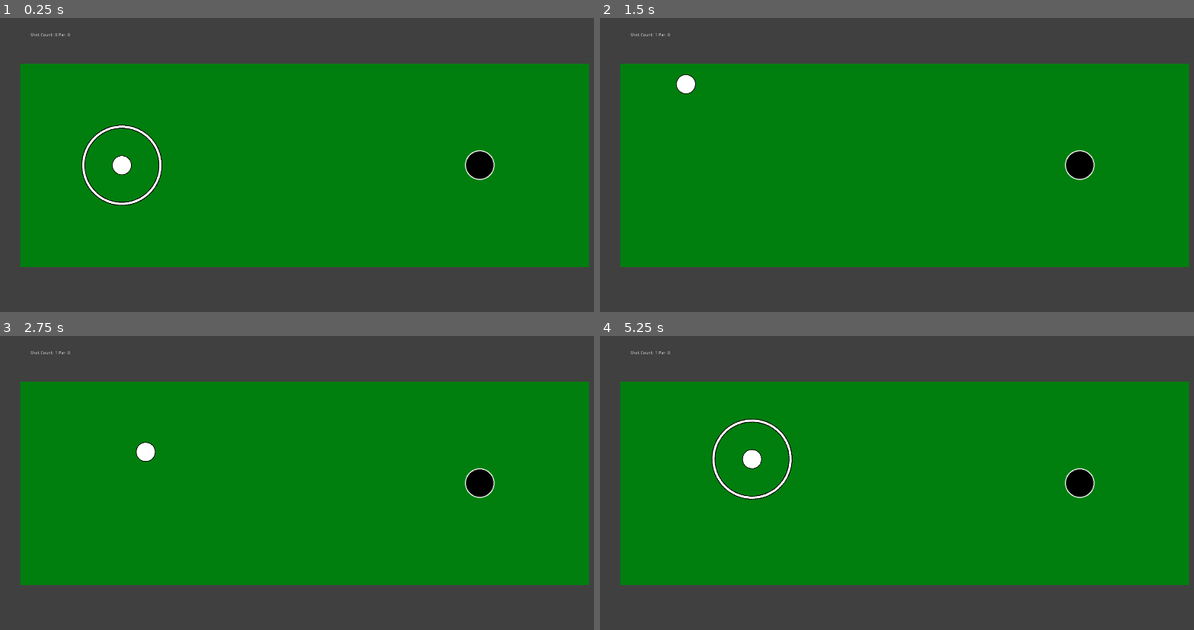
Above: before the commit, frames 1-4 (two rows, left to right).
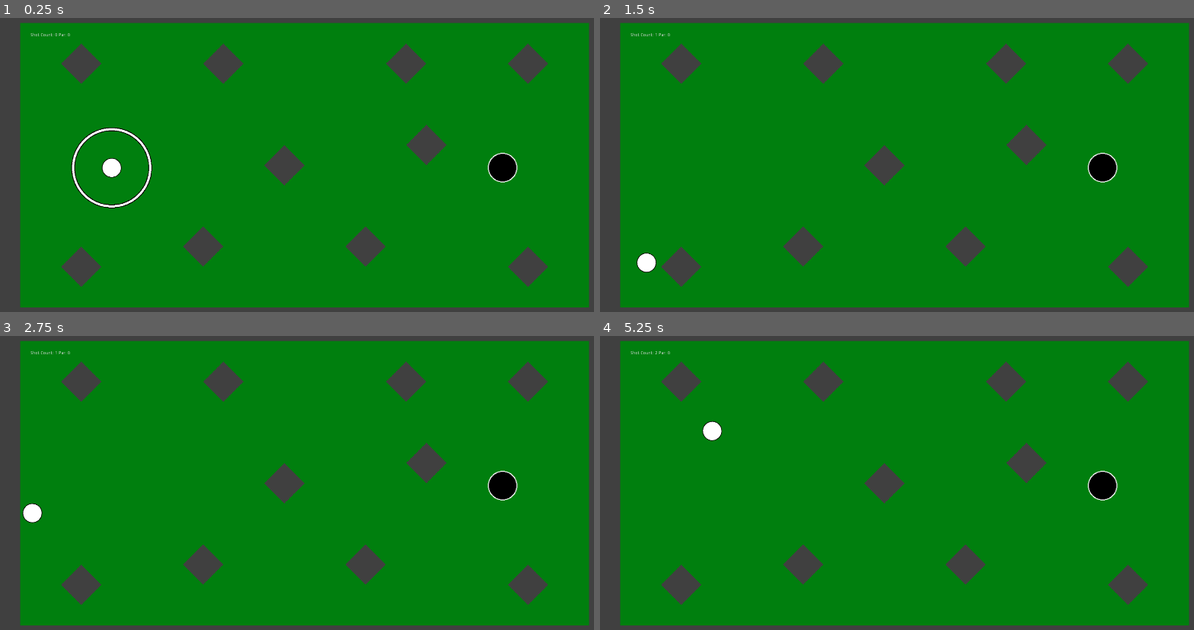
Above: after the commit, the same moments.

Repository: Beetron/2dgolf
Game: Godot game, scene res://Level I.tscn
Same seed, same stepped clock (60 frames per second), same inputs: the game is played once before the commit and once after it. Before the commit the project starts from res://Level A.tscn.
Inputs (mouse positions are in pixels of both pictures, inside the frame that each line leads up to):
- Up to frame 1 (0.25 s): no input
- Up to frame 2 (1.5 s): tap Enter at 0.5 s; move the mouse to (1039, 156) at 0.52 s; click (1039, 156) at 0.67 s; move the mouse to (784, 191) at 1.27 s; click (784, 191) at 1.42 s
- Up to frame 3 (2.75 s): move the mouse to (368, 415) at 2.02 s; click (368, 415) at 2.17 s
- Up to frame 4 (5.25 s): move the mouse to (873, 559) at 2.77 s; click (873, 559) at 2.92 s; move the mouse to (1087, 544) at 3.52 s; click (1087, 544) at 3.67 s; tap Space at 4.25 s; move the mouse to (724, 441) at 4.27 s; click (724, 441) at 4.42 s; move the mouse to (932, 491) at 5.02 s; click (932, 491) at 5.17 s

The runs differ from the first frame. In frame 1, 31% of the frame differs, in the area x 3-100%, y 1-99%; in frame 2, 30%; in frame 3, 30%; in frame 4, 30%.

Commit message:
Scoring works across all maps

Diff:
--- /dev/null
+++ b/GUI.gd
@@ -0,0 +1,11 @@
+extends MarginContainer
+
+var par : String
+
+func _ready():
+	get_node("HBoxContainer/Par").text = "Par: " + get_node("/root/Main/World").par as String
+	return
+
+func _on_Ball_shotCountChanged(shotCount):
+	get_node("HBoxContainer/Shot Count").changeShotCount(shotCount)
+	return
--- /dev/null
+++ b/GUI.tscn
@@ -0,0 +1,34 @@
+[gd_scene load_steps=3 format=2]
+
+[ext_resource path="res://GUI.gd" type="Script" id=1]
+[ext_resource path="res://Shot Count.gd" type="Script" id=2]
+
+[node name="GUI" type="MarginContainer"]
+anchor_left = 0.05
+anchor_top = 0.03
+anchor_right = 0.95
+anchor_bottom = 0.16
+script = ExtResource( 1 )
+__meta__ = {
+"_edit_use_anchors_": false
+}
+
+[node name="HBoxContainer" type="HBoxContainer" parent="."]
+margin_right = 1728.0
+margin_bottom = 140.0
+size_flags_horizontal = 3
+size_flags_vertical = 3
+
+[node name="Shot Count" type="Label" parent="HBoxContainer"]
+margin_top = 63.0
+margin_bottom = 77.0
+script = ExtResource( 2 )
+__meta__ = {
+"_edit_use_anchors_": false
+}
+
+[node name="Par" type="Label" parent="HBoxContainer"]
+margin_left = 4.0
+margin_top = 63.0
+margin_right = 4.0
+margin_bottom = 77.0
--- a/Level A.tscn
+++ b/Level A.tscn
@@ -1,13 +1,12 @@
-[gd_scene load_steps=15 format=2]
+[gd_scene load_steps=14 format=2]
 
 [ext_resource path="res://Ball.tscn" type="PackedScene" id=1]
 [ext_resource path="res://Player.gd" type="Script" id=2]
 [ext_resource path="res://World_A.gd" type="Script" id=3]
 [ext_resource path="res://Hole.tscn" type="PackedScene" id=4]
-[ext_resource path="res://Shot Count.gd" type="Script" id=5]
+[ext_resource path="res://GUI.tscn" type="PackedScene" id=5]
 [ext_resource path="res://grasstilemap.png" type="Texture" id=6]
 [ext_resource path="res://walltilemap.png" type="Texture" id=7]
-[ext_resource path="res://Par.gd" type="Script" id=8]
 
 [sub_resource type="TileSet" id=1]
 0/name = "Green"
@@ -148,36 +147,8 @@
 "_edit_lock_": true
 }
 
-[node name="GUI" type="MarginContainer" parent="."]
-anchor_left = 0.05
-anchor_top = 0.03
-anchor_right = 0.95
-anchor_bottom = 0.16
-__meta__ = {
-"_edit_use_anchors_": false
-}
-
-[node name="HBoxContainer" type="HBoxContainer" parent="GUI"]
-margin_right = 1728.0
-margin_bottom = 140.0
-size_flags_horizontal = 3
-size_flags_vertical = 3
-
-[node name="Shot Count" type="Label" parent="GUI/HBoxContainer"]
-margin_top = 63.0
-margin_bottom = 77.0
-script = ExtResource( 5 )
-__meta__ = {
-"_edit_use_anchors_": false
-}
-
-[node name="Par" type="Label" parent="GUI/HBoxContainer"]
-margin_left = 4.0
-margin_top = 63.0
-margin_right = 4.0
-margin_bottom = 77.0
-script = ExtResource( 8 )
-[connection signal="shotCountChanged" from="World/Player/Ball" to="GUI/HBoxContainer/Shot Count" method="_on_Ball_shotCountChanged"]
+[node name="GUI" parent="." instance=ExtResource( 5 )]
+[connection signal="shotCountChanged" from="World/Player/Ball" to="GUI" method="_on_Ball_shotCountChanged"]
 [connection signal="body_shape_entered" from="World/Hole" to="World" method="_on_Hole_body_shape_entered"]
 
 [editable path="World/Player/Ball"]
--- a/Level B.tscn
+++ b/Level B.tscn
@@ -6,6 +6,7 @@
 [ext_resource path="res://Hole.tscn" type="PackedScene" id=4]
 [ext_resource path="res://World_B.gd" type="Script" id=5]
 [ext_resource path="res://grasstilemap.png" type="Texture" id=6]
+[ext_resource path="res://GUI.tscn" type="PackedScene" id=7]
 
 [sub_resource type="TileSet" id=1]
 0/name = "Green"
@@ -67,6 +68,9 @@
 __meta__ = {
 "_edit_lock_": true
 }
+
+[node name="GUI" parent="World" instance=ExtResource( 7 )]
+[connection signal="shotCountChanged" from="World/Player/Ball" to="World/GUI" method="_on_Ball_shotCountChanged"]
 [connection signal="body_shape_entered" from="World/Hole" to="World" method="_on_Hole_body_shape_entered"]
 
 [editable path="World/Player/Ball"]
--- a/Level C.tscn
+++ b/Level C.tscn
@@ -6,6 +6,7 @@
 [ext_resource path="res://Hole.tscn" type="PackedScene" id=4]
 [ext_resource path="res://World_C.gd" type="Script" id=5]
 [ext_resource path="res://grasstilemap.png" type="Texture" id=6]
+[ext_resource path="res://GUI.tscn" type="PackedScene" id=7]
 
 [sub_resource type="TileSet" id=1]
 0/name = "Green"
@@ -66,6 +67,9 @@
 __meta__ = {
 "_edit_lock_": true
 }
+
+[node name="GUI" parent="World" instance=ExtResource( 7 )]
+[connection signal="shotCountChanged" from="World/Player/Ball" to="World/GUI" method="_on_Ball_shotCountChanged"]
 [connection signal="body_shape_entered" from="World/Hole" to="World" method="_on_Hole_body_shape_entered"]
 
 [editable path="World/Player/Ball"]
--- a/Level D.tscn
+++ b/Level D.tscn
@@ -7,6 +7,7 @@
 [ext_resource path="res://World D.gd" type="Script" id=5]
 [ext_resource path="res://grasstilemap.png" type="Texture" id=6]
 [ext_resource path="res://Walls.tres" type="TileSet" id=7]
+[ext_resource path="res://GUI.tscn" type="PackedScene" id=8]
 
 [sub_resource type="TileSet" id=1]
 0/name = "Green"
@@ -71,6 +72,9 @@
 __meta__ = {
 "_edit_lock_": true
 }
+
+[node name="GUI" parent="World" instance=ExtResource( 8 )]
+[connection signal="shotCountChanged" from="World/Player/Ball" to="World/GUI" method="_on_Ball_shotCountChanged"]
 [connection signal="body_shape_entered" from="World/Hole" to="World" method="_on_Hole_body_shape_entered"]
 [connection signal="body_shape_entered" from="World/OutOfBounds" to="World" method="_on_OutOfBounds_body_shape_entered"]
 
--- a/Level E.tscn
+++ b/Level E.tscn
@@ -1,9 +1,10 @@
-[gd_scene load_steps=13 format=2]
+[gd_scene load_steps=14 format=2]
 
 [ext_resource path="res://Ball.tscn" type="PackedScene" id=1]
 [ext_resource path="res://Player.gd" type="Script" id=2]
 [ext_resource path="res://World_E.gd" type="Script" id=3]
 [ext_resource path="res://Hole.tscn" type="PackedScene" id=4]
+[ext_resource path="res://GUI.tscn" type="PackedScene" id=5]
 [ext_resource path="res://grasstilemap.png" type="Texture" id=6]
 [ext_resource path="res://walltilemap.png" type="Texture" id=7]
 
@@ -144,6 +145,9 @@
 __meta__ = {
 "_edit_lock_": true
 }
+
+[node name="GUI" parent="World" instance=ExtResource( 5 )]
+[connection signal="shotCountChanged" from="World/Player/Ball" to="World/GUI" method="_on_Ball_shotCountChanged"]
 [connection signal="body_shape_entered" from="World/Hole" to="World" method="_on_Hole_body_shape_entered"]
 
 [editable path="World/Player/Ball"]
--- a/Level F.tscn
+++ b/Level F.tscn
@@ -1,9 +1,10 @@
-[gd_scene load_steps=13 format=2]
+[gd_scene load_steps=14 format=2]
 
 [ext_resource path="res://Ball.tscn" type="PackedScene" id=1]
 [ext_resource path="res://Player.gd" type="Script" id=2]
 [ext_resource path="res://World_F.gd" type="Script" id=3]
 [ext_resource path="res://Hole.tscn" type="PackedScene" id=4]
+[ext_resource path="res://GUI.tscn" type="PackedScene" id=5]
 [ext_resource path="res://grasstilemap.png" type="Texture" id=6]
 [ext_resource path="res://walltilemap.png" type="Texture" id=7]
 
@@ -145,6 +146,9 @@
 __meta__ = {
 "_edit_lock_": true
 }
+
+[node name="GUI" parent="World" instance=ExtResource( 5 )]
+[connection signal="shotCountChanged" from="World/Player/Ball" to="World/GUI" method="_on_Ball_shotCountChanged"]
 [connection signal="body_shape_entered" from="World/Hole" to="World" method="_on_Hole_body_shape_entered"]
 
 [editable path="World/Player/Ball"]
--- a/Level G.tscn
+++ b/Level G.tscn
@@ -7,6 +7,7 @@
 [ext_resource path="res://World_G.gd" type="Script" id=5]
 [ext_resource path="res://grasstilemap.png" type="Texture" id=6]
 [ext_resource path="res://walltilemap.png" type="Texture" id=7]
+[ext_resource path="res://GUI.tscn" type="PackedScene" id=8]
 
 [sub_resource type="TileSet" id=1]
 0/name = "Green"
@@ -154,6 +155,9 @@
 __meta__ = {
 "_edit_lock_": true
 }
+
+[node name="GUI" parent="World" instance=ExtResource( 8 )]
+[connection signal="shotCountChanged" from="World/Player/Ball" to="World/GUI" method="_on_Ball_shotCountChanged"]
 [connection signal="body_shape_entered" from="World/Hole" to="World" method="_on_Hole_body_shape_entered"]
 [connection signal="body_shape_entered" from="World/OutOfBounds" to="World" method="_on_OutOfBounds_body_shape_entered"]
 [connection signal="body_shape_entered" from="World/OutOfBounds2" to="World" method="_on_OutOfBounds_body_shape_entered"]
--- a/Level H.tscn
+++ b/Level H.tscn
@@ -1,9 +1,10 @@
-[gd_scene load_steps=13 format=2]
+[gd_scene load_steps=14 format=2]
 
 [ext_resource path="res://Ball.tscn" type="PackedScene" id=1]
 [ext_resource path="res://Player.gd" type="Script" id=2]
 [ext_resource path="res://World_H.gd" type="Script" id=3]
 [ext_resource path="res://Hole.tscn" type="PackedScene" id=4]
+[ext_resource path="res://GUI.tscn" type="PackedScene" id=5]
 [ext_resource path="res://grasstilemap.png" type="Texture" id=6]
 [ext_resource path="res://walltilemap.png" type="Texture" id=7]
 
@@ -145,6 +146,9 @@
 __meta__ = {
 "_edit_lock_": true
 }
+
+[node name="GUI" parent="World" instance=ExtResource( 5 )]
+[connection signal="shotCountChanged" from="World/Player/Ball" to="World/GUI" method="_on_Ball_shotCountChanged"]
 [connection signal="body_shape_entered" from="World/Hole" to="World" method="_on_Hole_body_shape_entered"]
 
 [editable path="World/Player/Ball"]
--- a/Level I.tscn
+++ b/Level I.tscn
@@ -1,9 +1,10 @@
-[gd_scene load_steps=13 format=2]
+[gd_scene load_steps=14 format=2]
 
 [ext_resource path="res://Ball.tscn" type="PackedScene" id=1]
 [ext_resource path="res://Player.gd" type="Script" id=2]
+[ext_resource path="res://GUI.tscn" type="PackedScene" id=3]
 [ext_resource path="res://Hole.tscn" type="PackedScene" id=4]
-[ext_resource path="res://World.gd" type="Script" id=5]
+[ext_resource path="res://World I.gd" type="Script" id=5]
 [ext_resource path="res://grasstilemap.png" type="Texture" id=6]
 [ext_resource path="res://walltilemap.png" type="Texture" id=7]
 
@@ -145,6 +146,9 @@
 __meta__ = {
 "_edit_lock_": true
 }
+
+[node name="GUI" parent="World" instance=ExtResource( 3 )]
+[connection signal="shotCountChanged" from="World/Player/Ball" to="World/GUI" method="_on_Ball_shotCountChanged"]
 [connection signal="body_shape_entered" from="World/Hole" to="World" method="_on_Hole_body_shape_entered"]
 
 [editable path="World/Player/Ball"]
--- a/Shot Count.gd
+++ b/Shot Count.gd
@@ -1,11 +1,9 @@
 extends Label
 
-var labelShotCount = 0
+func _ready():
+	text = "Shot Count: 0"
+	return
 
-func _ready():
-	text = "Shot Count: " + labelShotCount as String
-	pass # Replace with function body.
-
-func _on_Ball_shotCountChanged(shotCount):
+func changeShotCount(shotCount):
 	text = "Shot Count: " + shotCount as String
 	return
--- /dev/null
+++ b/World I.gd
@@ -0,0 +1,7 @@
+extends "res://World.gd"
+
+export var par = 0
+
+func change_level():
+	#game over
+	return
--- a/World_A.gd
+++ b/World_A.gd
@@ -1,6 +1,6 @@
 extends "res://World.gd"
 
-export var par = 0
+export var par = 7
 
 func change_level():
 	get_tree().change_scene("res://Level B.tscn")
--- a/project.godot
+++ b/project.godot
@@ -16,7 +16,7 @@
 [application]
 
 config/name="2D Golf"
-run/main_scene="res://Level A.tscn"
+run/main_scene="res://Level I.tscn"
 config/icon="res://icon.png"
 
 [display]
Not shown: 1 places in Level B.tscn that only renumber resources
Not shown: 1 places in Level C.tscn that only renumber resources
Not shown: 1 places in Level D.tscn that only renumber resources
Not shown: 1 places in Level G.tscn that only renumber resources
